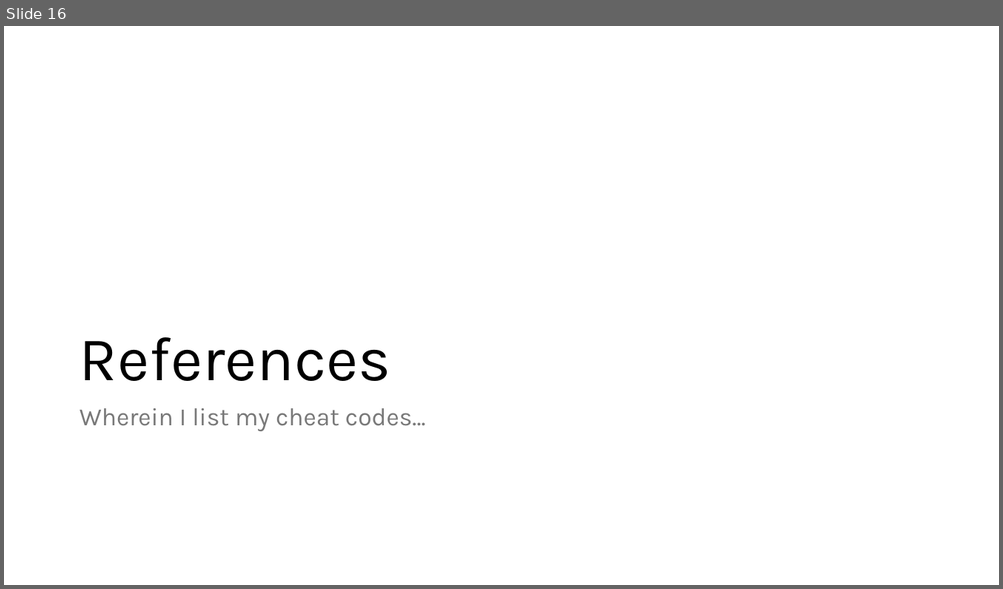
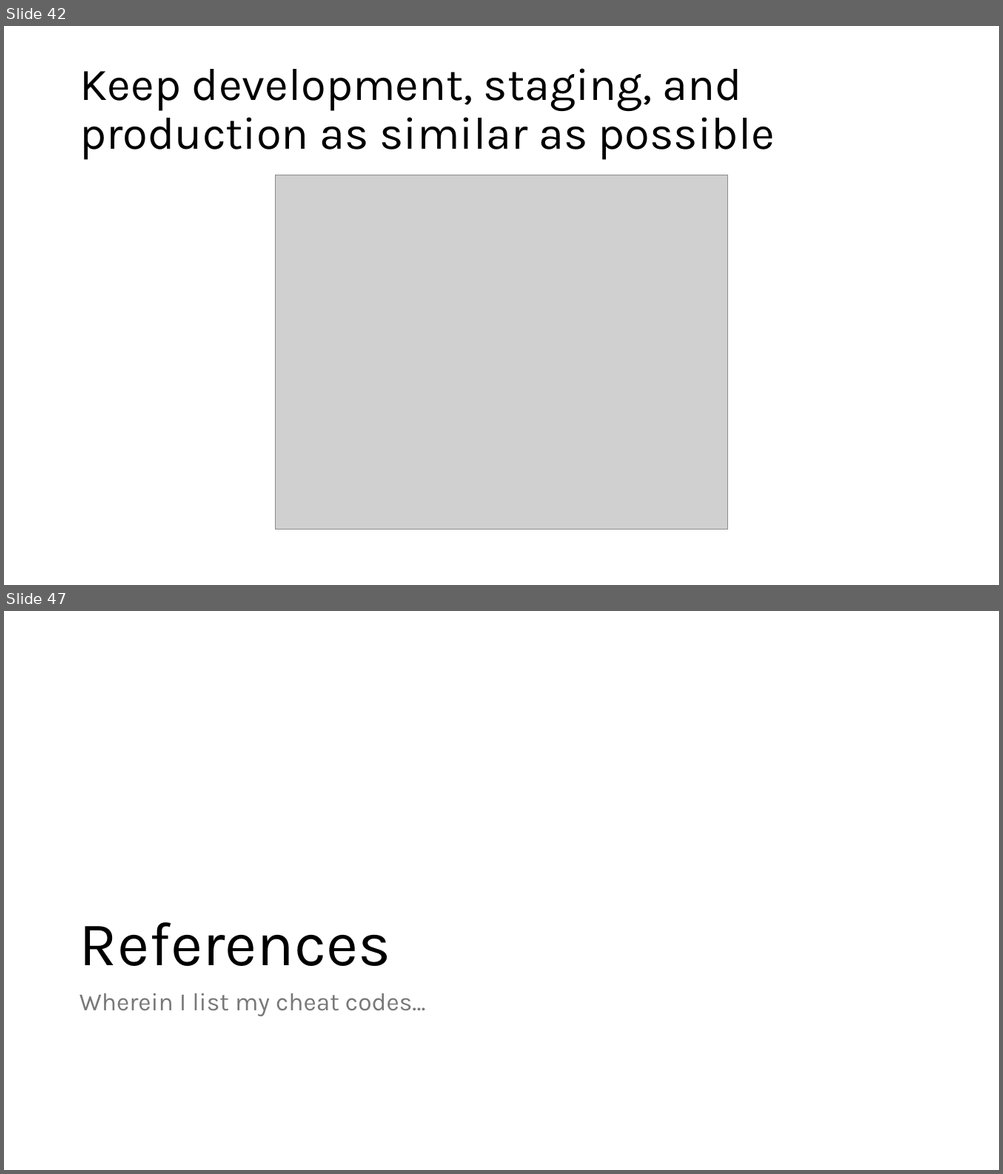
Before and after one commit to ericburcham/cloud-patterns-and-practices, a slide deck: Presentation.pptx. Shown one above the other, each under a label of ours: slide 16 before the commit, slides 42 and 47 after it; the slides between them are not shown. The pictures are 1003x589 and 1003x1174 pixels, drawn with LibreOffice and Linux fonts; fonts in the diff are those of the drawing; grey boxes stand for pictures. Boxes give left, top, right and bottom in pixels: in the first picture for what was removed or moved away, otherwise in the second. Text is boxed around its words. In the diff, an @@ line names an element or a change of style, - is before the commit and + after.

```diff
--- a/Presentation.pptx
+++ b/Presentation.pptx
@@ slide 42 added at (4,26,999,585), background #FFFFFF @@
@@ title added at (79,68,774,160), 44 pt, text #000000 @@
+Keep development, staging, and production as similar as possible
@@ picture added at (275,175,728,531) @@
@@ what was slide 16 is now slide 47 @@
```
Also in this commit, not shown: 1 slide changed, 31 other slides added.
